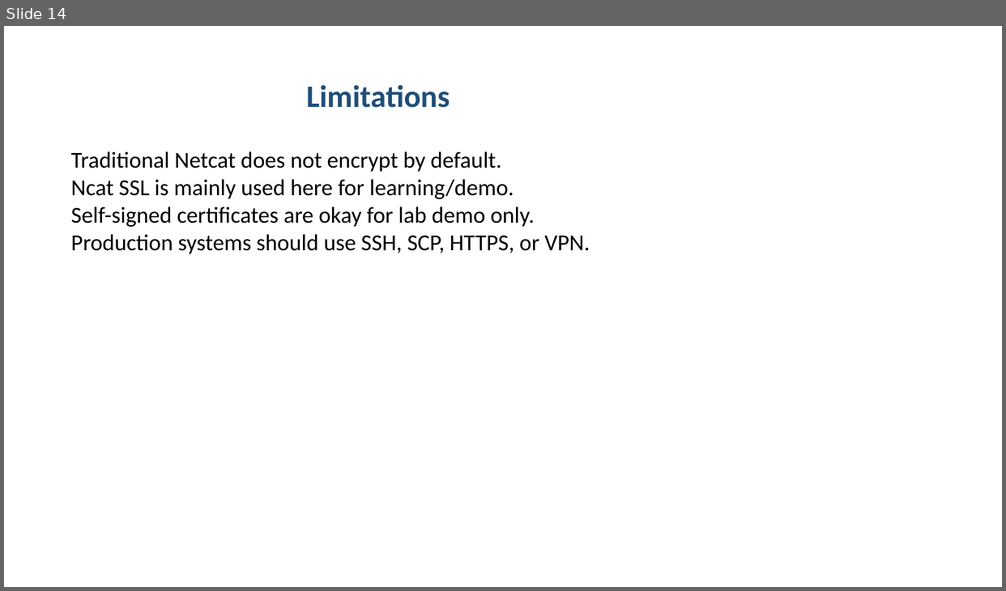
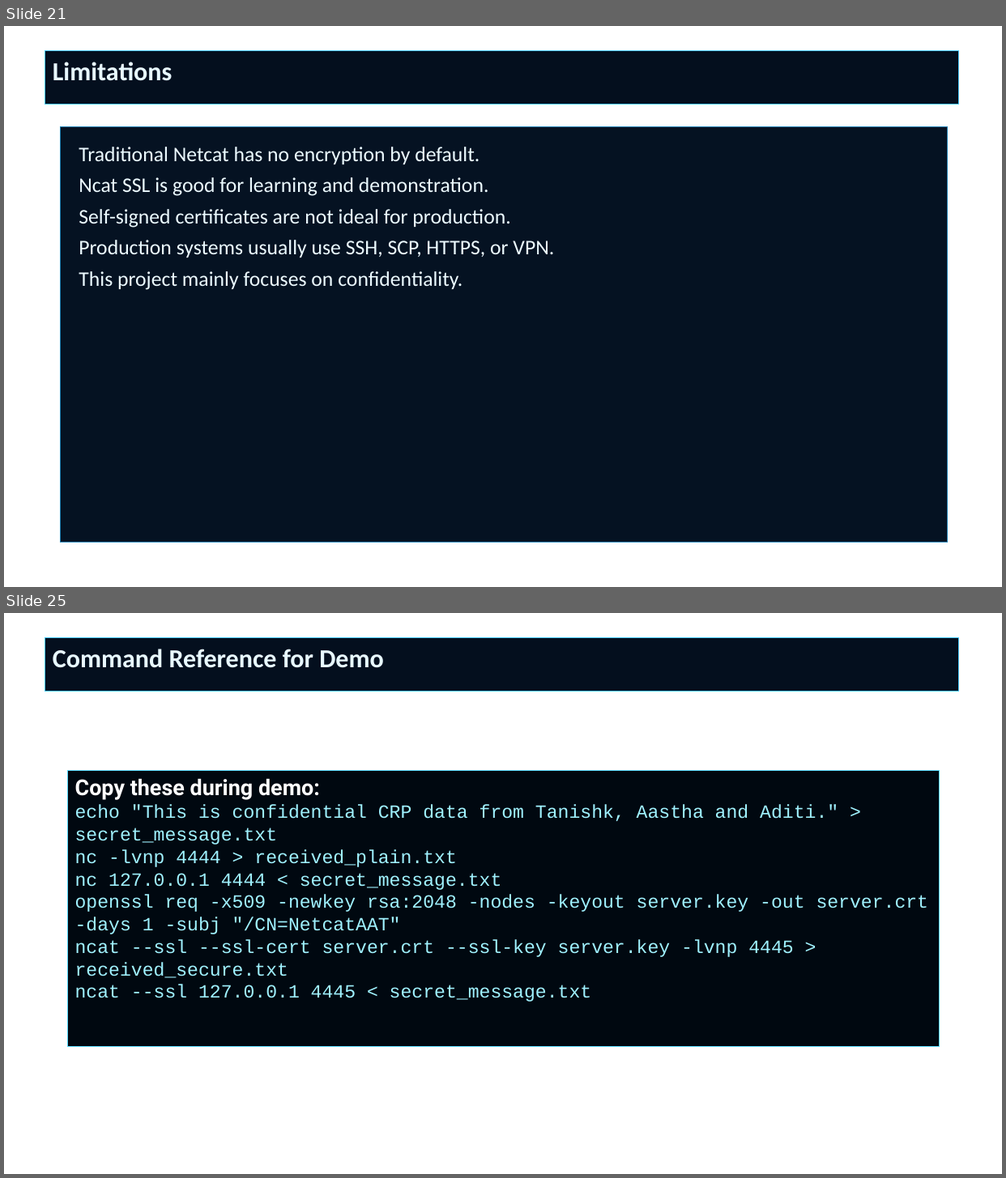
Before and after one commit to aastha2208/campussync-mobile, a slide deck: netcat_aat_project/Secure_Data_Transmission_over_Netcat_Presentation.pptx. Shown one above the other, each under a label of ours: slide 14 before the commit, slides 21 and 25 after it; the slides between them are not shown. The pictures are 1006x591 and 1006x1178 pixels, drawn with LibreOffice and Linux fonts; fonts in the diff are those of the drawing; background and template pictures are left out. Boxes give left, top, right and bottom in pixels: in the first picture for what was removed or moved away, otherwise in the second. Text is boxed around its words. In the diff, an @@ line names an element or a change of style, - is before the commit and + after.

```diff
--- a/netcat_aat_project/Secure_Data_Transmission_over_Netcat_Presentation.pptx
+++ b/netcat_aat_project/Secure_Data_Transmission_over_Netcat_Presentation.pptx
@@ slide 25 added at (4,613,1002,1174), background picture (left out) @@
@@ rectangle added at (45,637,958,692), fill #040F1E, outline #4BCDFF 0.75 pt, 25 pt, text #E8F8FF, bold @@
+Command Reference for Demo
@@ rectangle added at (68,770,940,1047), fill #000810, outline #59DDFF 0.75 pt, 18 pt, text #A0F2FF @@
+Copy these during demo:
+echo "This is confidential CRP data from Tanishk, Aastha and Aditi." > secret_message.txt
+nc -lvnp 4444 > received_plain.txt
+nc 127.0.0.1 4444 < secret_message.txt
+openssl req -x509 -newkey rsa:2048 -nodes -keyout server.key -out server.crt -days 1 -subj "/CN=NetcatAAT"
+ncat --ssl --ssl-cert server.crt --ssl-key server.key -lvnp 4445 > received_secure.txt
+ncat --ssl 127.0.0.1 4445 < secret_message.txt
@@ what was slide 14 is now slide 21 @@
@@ slide 21 changed as well @@
@@ rectangle "Limitations": place and size @@
-rectangle "Limitations" at (306,85,450,108)
+rectangle "Limitations" at (45,50,958,105)
@@ rectangle "Limitations" at (45,50,958,105): size 30 to 25 pt, text colour #1F4E79 to #E8F8FF; alignment centre to left; vertical alignment middle to top; fill none to #040F1E; outline none to #4BCDFF 0.75 pt @@
@@ rectangle "Traditional Netcat has no encryption ...": place and size @@
-rectangle "Traditional Netcat has no encryption ..." at (71,152,590,254)
+rectangle "Traditional Netcat has no encryption ..." at (60,127,948,543)
@@ rectangle "Traditional Netcat has no encryption ..." at (60,127,948,543): fill none to #051222; outline none to #2282B4 0.75 pt @@
@@ text in rectangle at (79,147,554,290): text changed; size 22 to 20 pt; text colour #000000 to #ECFAFF @@
-Traditional Netcat does not encrypt by default.
-Ncat SSL is mainly used here for learning/demo.
-Self-signed certificates are okay for lab demo only.
-Production systems should use SSH, SCP, HTTPS, or VPN.
+Traditional Netcat has no encryption by default.
+Ncat SSL is good for learning and demonstration.
+Self-signed certificates are not ideal for production.
+Production systems usually use SSH, SCP, HTTPS, or VPN.
+This project mainly focuses on confidentiality.
```
Also in this commit, not shown: 7 other slides changed, 16 other slides added, 8 slides removed, 7 other files.
